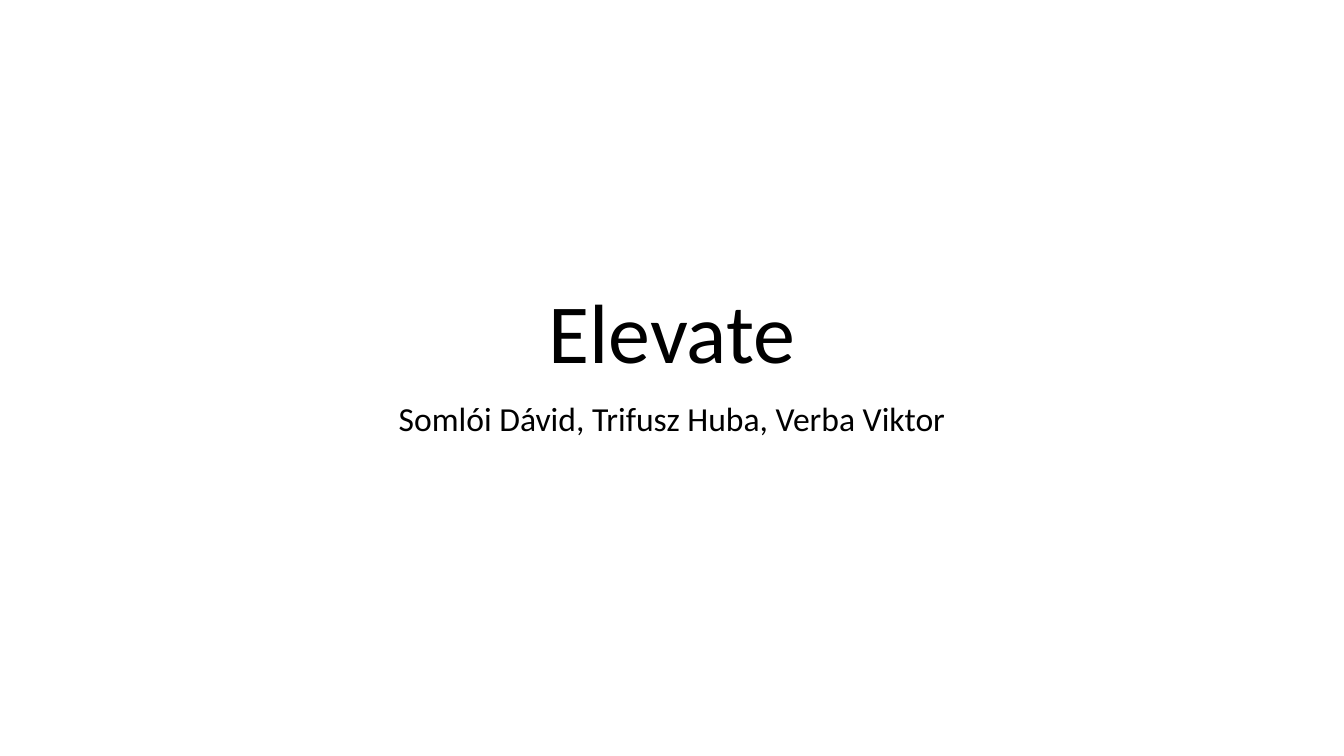
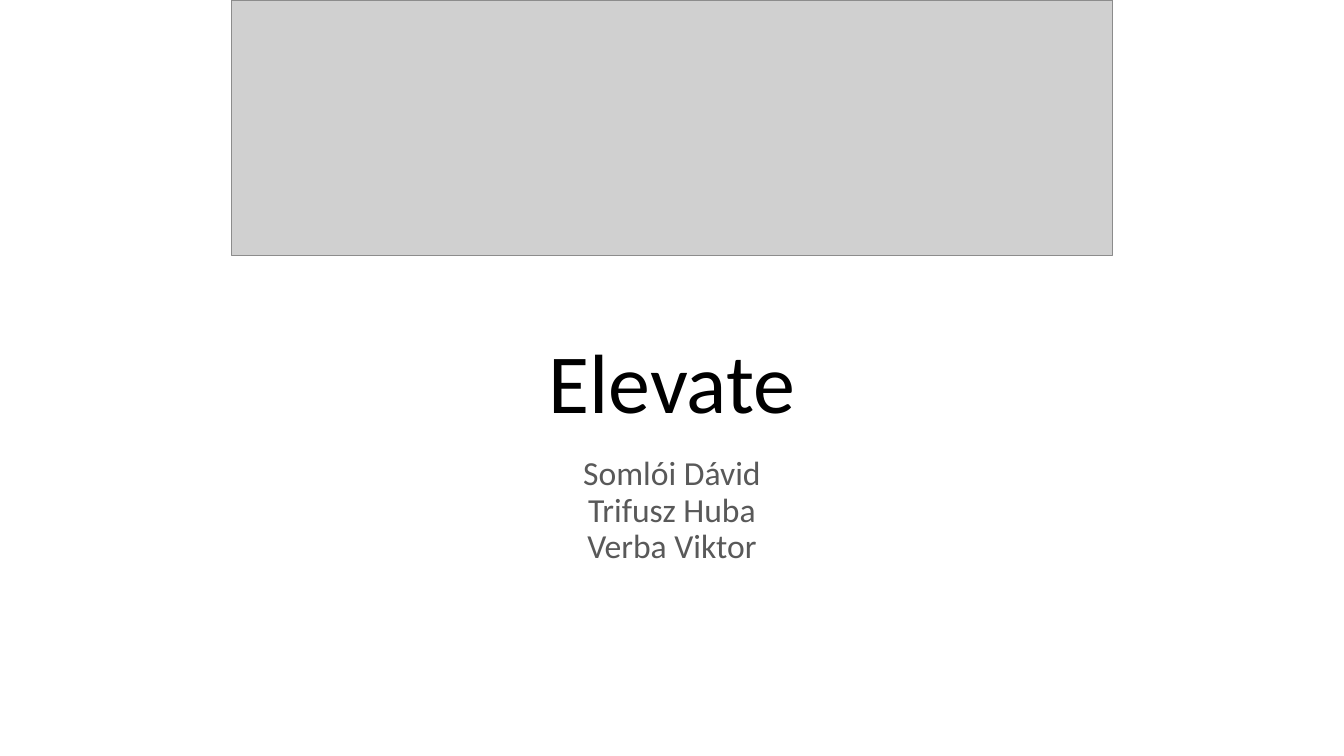
Before and after one commit to hubatrifusz/elevate, a slide deck: slide 1 of zarodolgozat.pptx. Drawn at 1344x756 pixels with LibreOffice and Linux fonts; fonts in the diff are those of the drawing; grey boxes stand for pictures; background and template pictures are left out. Boxes give left, top, right and bottom in pixels: in the first picture for what was removed or moved away, otherwise in the second. Text is boxed around its words. In the diff, an @@ line names an element or a change of style, - is before the commit and + after.

Commit message:
ppt

```diff
--- a/zarodolgozat.pptx
+++ b/zarodolgozat.pptx
@@ picture added at (232, 0, 1113, 255) @@
@@ title "Elevate": place and size @@
-title "Elevate" at (549, 304, 796, 364)
+title "Elevate" at (549, 354, 796, 414)
@@ subtitle at (583, 461, 761, 558): text changed; text colour #000000 to #595959 @@
-Somlói Dávid, Trifusz Huba, Verba Viktor
+Somlói Dávid
+Trifusz Huba
+Verba Viktor
```
Also in this commit, not shown: 9 slides added.
